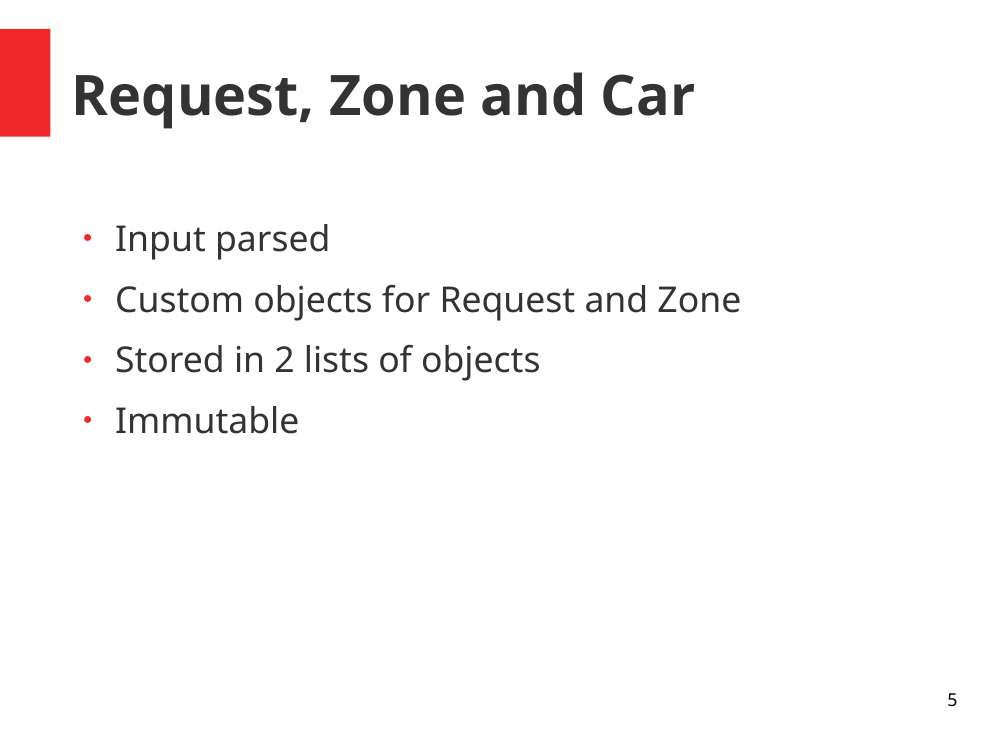
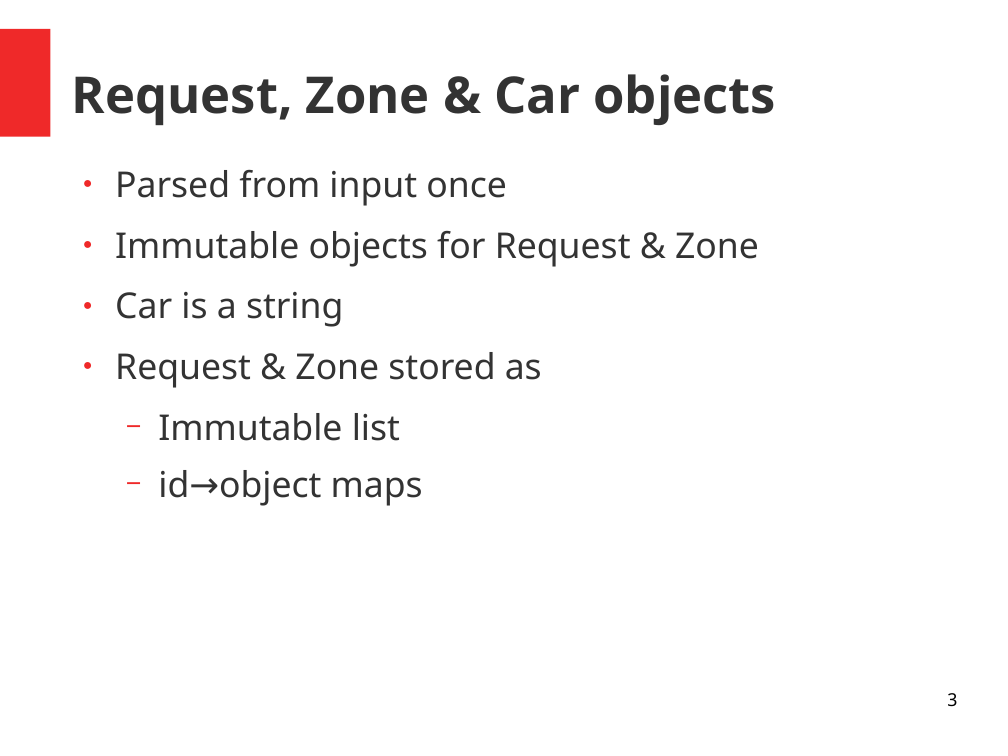
Before and after one commit to dries007/ProjectAI-CarSharing, a slide deck: slide 3 of Paper/ppt/presentation.odp (slide 5 before the commit). Drawn at 1008x756 pixels with LibreOffice and Linux fonts; fonts in the diff are those of the drawing. Boxes give left, top, right and bottom in pixels: in the first picture for what was removed or moved away, otherwise in the second. Text is boxed around its words. In the diff, an @@ line names an element or a change of style, - is before the commit and + after.

Commit message:
Presentation & Typos in paper

```diff
--- a/Paper/ppt/presentation.odp
+++ b/Paper/ppt/presentation.odp
@@ title at (72,74,775,125): text changed; size 44 to 40 pt @@
-Request, Zone and Car
+Request, Zone & Car objects
@@ text at (115,170,759,506): text changed @@
-● Input parsed
-● Custom objects for Request and Zone
-● Stored in 2 lists of objects
-● Immutable
+● Parsed from input once
+● Immutable objects for Request & Zone
+● Car is a string
+● Request & Zone stored as
+  − Immutable list
+  − id→object maps
@@ page number at (947,693,957,707): text changed @@
-5
+3
```
Also in this commit, not shown: 9 other slides changed, 7 slides added, 8 slides removed, 3 other files.
